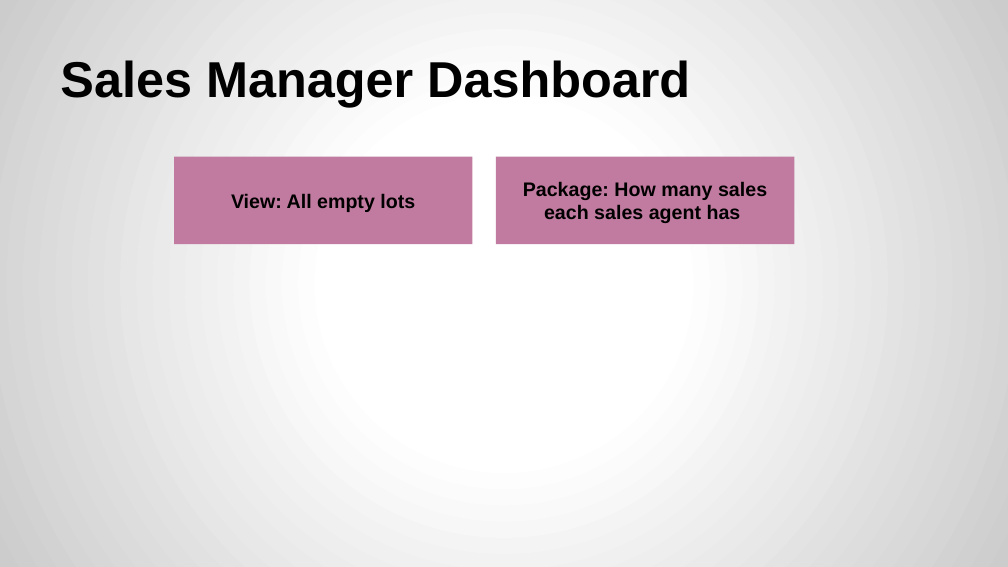
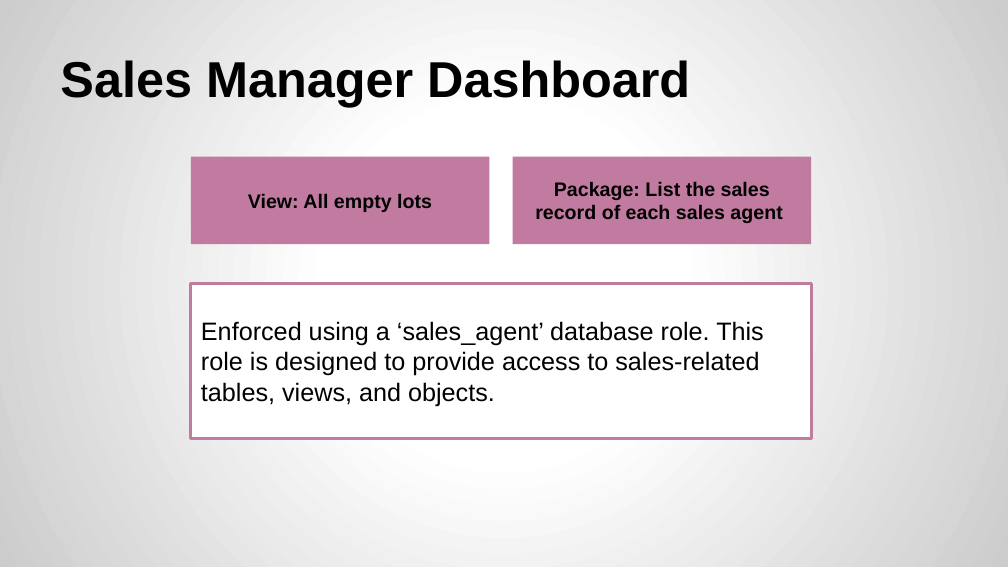
Before and after one commit to XuefengZhai/Database_Project, a slide deck: slide 11 of G3_eggshell/G3_Presentation.pptx. Drawn at 1008x567 pixels with LibreOffice and Linux fonts; fonts in the diff are those of the drawing. Boxes give left, top, right and bottom in pixels: in the first picture for what was removed or moved away, otherwise in the second. Text is boxed around its words. In the diff, an @@ line names an element or a change of style, - is before the commit and + after.

Commit message:
Added Presentation

```diff
--- a/G3_eggshell/G3_Presentation.pptx
+++ b/G3_eggshell/G3_Presentation.pptx
@@ rectangle "View: All empty lots": place and size @@
-rectangle "View: All empty lots" at (174, 156, 473, 244)
+rectangle "View: All empty lots" at (191, 156, 489, 244)
@@ rectangle "Package: List the sales record ...": place and size @@
-rectangle "Package: List the sales record ..." at (496, 156, 794, 244)
+rectangle "Package: List the sales record ..." at (513, 156, 811, 244)
@@ text in rectangle at (535, 181, 782, 223): text changed @@
-Package: How many sales each sales agent has
+Package: List the sales record of each sales agent
@@ rectangle added at (191, 283, 810, 438), fill #FFFFFF, outline #C27BA0 2.25 pt, 18 pt, text #000000 @@
+Enforced using a ‘sales_agent’ database role. This role is designed to provide access to sales-related tables, views, and objects.
```
Also in this commit, not shown: 6 other slides changed, 8 slides added, 1 other file.
